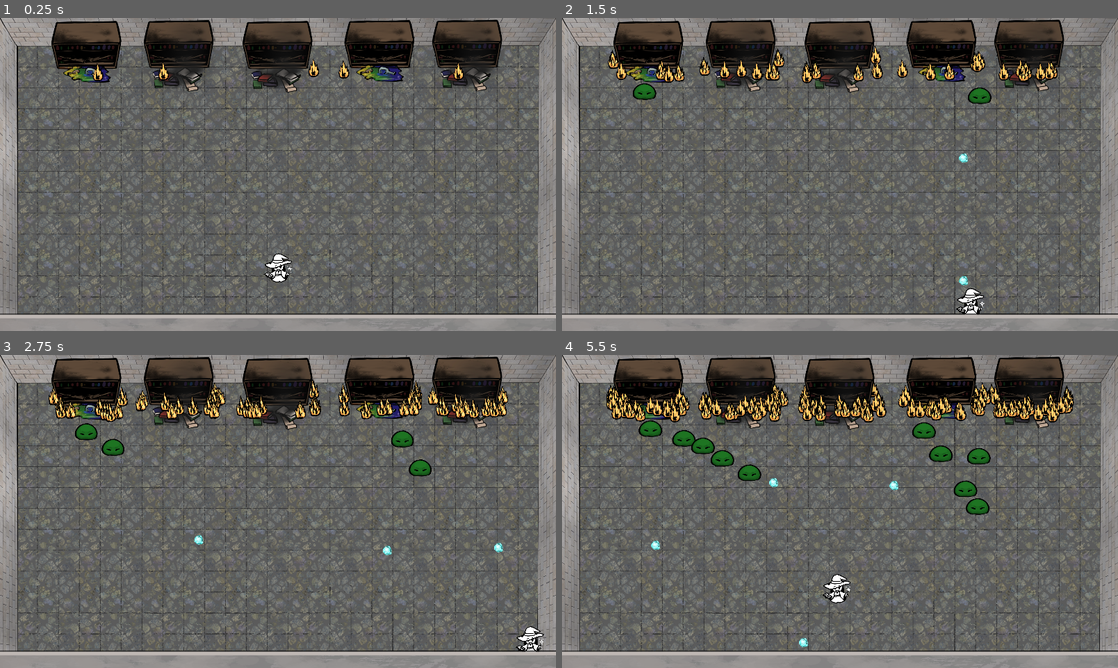
Above: before the commit, frames 1-4 (two rows, left to right).
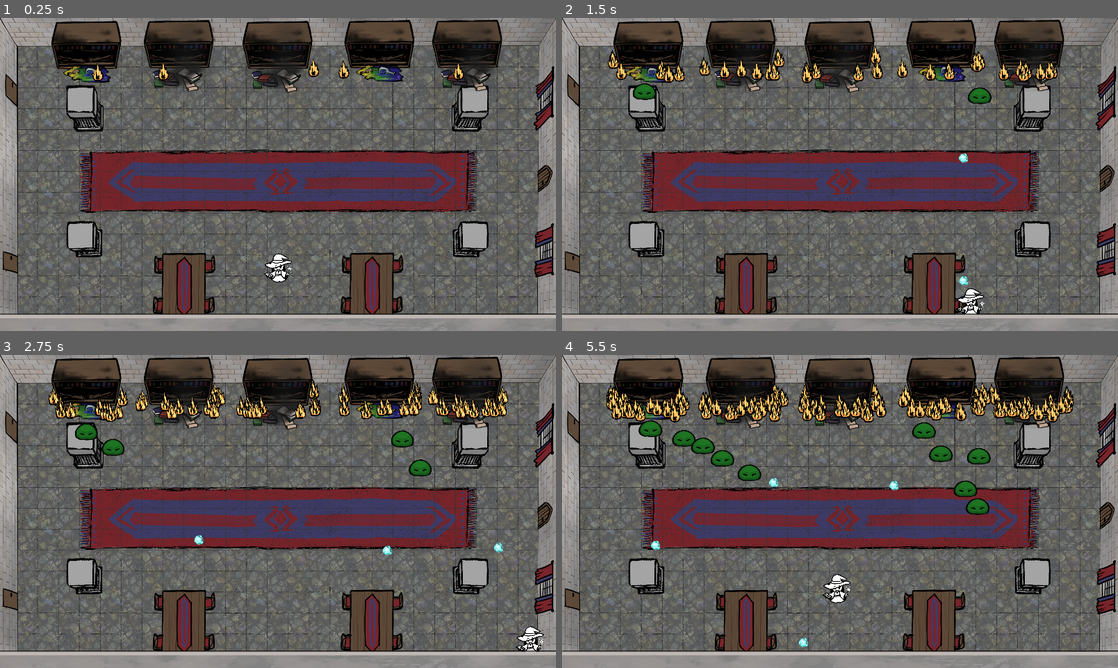
Above: after the commit, the same moments.

Repository: Haaki-/iDidNotAskHowBigTheRoomIs
Game: Godot game, scene res://Scene/game_root.tscn
Same seed, same stepped clock (60 frames per second), same inputs: the game is played once before the commit and once after it.
Inputs (mouse positions are in pixels of both pictures, inside the frame that each line leads up to):
- Up to frame 1 (0.25 s): no input
- Up to frame 2 (1.5 s): move the mouse to (962, 158) at 0.52 s; hold D (MoveRight) 0.53-1.28 s; click (962, 158) at 0.6 s; move the mouse to (728, 190) at 1.27 s; hold S (MoveDown) from 1.28 s (still down); click (728, 190) at 1.35 s
- Up to frame 3 (2.75 s): move the mouse to (333, 442) at 2.02 s; release S (MoveDown) at 2.03 s; hold D (MoveRight) from 2.03 s (still down); click (333, 442) at 2.1 s
- Up to frame 4 (5.5 s): move the mouse to (812, 574) at 2.77 s; release D (MoveRight) at 2.78 s; hold W (MoveUp) 2.78-3.53 s; click (812, 574) at 2.85 s; move the mouse to (1006, 558) at 3.52 s; hold A (MoveLeft) 3.53-5.03 s; click (1006, 558) at 3.6 s; move the mouse to (673, 464) at 4.27 s; click (673, 464) at 4.35 s; move the mouse to (867, 511) at 5.02 s; hold S (MoveDown) from 5.03 s (still down); click (867, 511) at 5.1 s

The runs differ from the first frame. In frame 1, 21% of the frame differs, in the area x 0-100%, y 15-95%; in frame 2, 21%; in frame 3, 21%; in frame 4, 21%.

Commit message:
furniture added

Diff:
--- a/Scene/game_root.tscn
+++ b/Scene/game_root.tscn
@@ -1,12 +1,16 @@
-[gd_scene load_steps=9 format=3 uid="uid://bxfqm2rc0v7f5"]
+[gd_scene load_steps=13 format=3 uid="uid://bxfqm2rc0v7f5"]
 
 [ext_resource type="PackedScene" uid="uid://cbcejo7wpd7ju" path="res://Scene/square_boi.tscn" id="1_swr3h"]
 [ext_resource type="Texture2D" uid="uid://b0uqmt5513xl" path="res://Sprite/FloorV2.png" id="2_4gn70"]
+[ext_resource type="Texture2D" uid="uid://c42y3ccfyfy3g" path="res://Sprite/rug1.png" id="2_gnvkn"]
 [ext_resource type="Texture2D" uid="uid://yyikt7lhjkjo" path="res://Sprite/BattlemapV2.png" id="2_r5pcg"]
 [ext_resource type="Texture2D" uid="uid://bq14ee2kkiixx" path="res://Sprite/walls-top-1.png" id="3_8vnl7"]
 [ext_resource type="PackedScene" uid="uid://bnenbfg4ubsiv" path="res://Scene/Spawners/Shelves/flammable_bookshelf.tscn" id="3_v3l57"]
 [ext_resource type="PackedScene" uid="uid://d2y6fhwb3bjjf" path="res://Scene/Spawners/Shelves/flammable_slimeshelf.tscn" id="4_fo5ba"]
+[ext_resource type="Texture2D" uid="uid://bsira26sqanm2" path="res://Sprite/lvl1 wall decor.png" id="5_pcryk"]
 [ext_resource type="Texture2D" uid="uid://bv8qhyoowh6rh" path="res://Sprite/walls-bottom-1.png" id="7_devgq"]
+[ext_resource type="Texture2D" uid="uid://cnbqbbh62ebqr" path="res://Sprite/pillars right.png" id="10_5sm4g"]
+[ext_resource type="Texture2D" uid="uid://dqcmm8yybox0u" path="res://Sprite/tablesandchairs.png" id="11_jhuco"]
 
 [sub_resource type="WorldBoundaryShape2D" id="WorldBoundaryShape2D_04ufq"]
 
@@ -27,6 +31,10 @@
 [node name="Floor" type="Sprite2D" parent="CanvasLayer"]
 position = Vector2(961.5, 557)
 texture = ExtResource("2_4gn70")
+
+[node name="rug" type="Sprite2D" parent="CanvasLayer"]
+position = Vector2(962, 562)
+texture = ExtResource("2_gnvkn")
 
 [node name="Battle Map Grid" type="Sprite2D" parent="CanvasLayer"]
 position = Vector2(923.5, 529)
@@ -61,6 +69,10 @@
 position = Vector2(960, 540)
 texture = ExtResource("3_8vnl7")
 
+[node name="wall decor" type="Sprite2D" parent="CanvasLayer"]
+position = Vector2(960, 540)
+texture = ExtResource("5_pcryk")
+
 [node name="SquareBoi" parent="." instance=ExtResource("1_swr3h")]
 position = Vector2(961, 883)
 
@@ -85,3 +97,24 @@
 
 [node name="FlammableBookshelf3" parent="." instance=ExtResource("3_v3l57")]
 position = Vector2(961, 134)
+
+[node name="Pillars" type="CharacterBody2D" parent="."]
+
+[node name="pillars right" type="Sprite2D" parent="Pillars"]
+position = Vector2(1625, 526)
+texture = ExtResource("10_5sm4g")
+
+[node name="pillars left" type="Sprite2D" parent="Pillars"]
+position = Vector2(292, 526)
+scale = Vector2(-1, 1)
+texture = ExtResource("10_5sm4g")
+
+[node name="Tables" type="CharacterBody2D" parent="."]
+
+[node name="Sprite2D" type="Sprite2D" parent="Tables"]
+position = Vector2(636, 923)
+texture = ExtResource("11_jhuco")
+
+[node name="Sprite2D2" type="Sprite2D" parent="Tables"]
+position = Vector2(1285, 922)
+texture = ExtResource("11_jhuco")
Not shown, added: Sprite/lvl1 wall decor.png.import
Not shown, added: Sprite/pillars right.png.import
Not shown, added: Sprite/rug1.png.import
